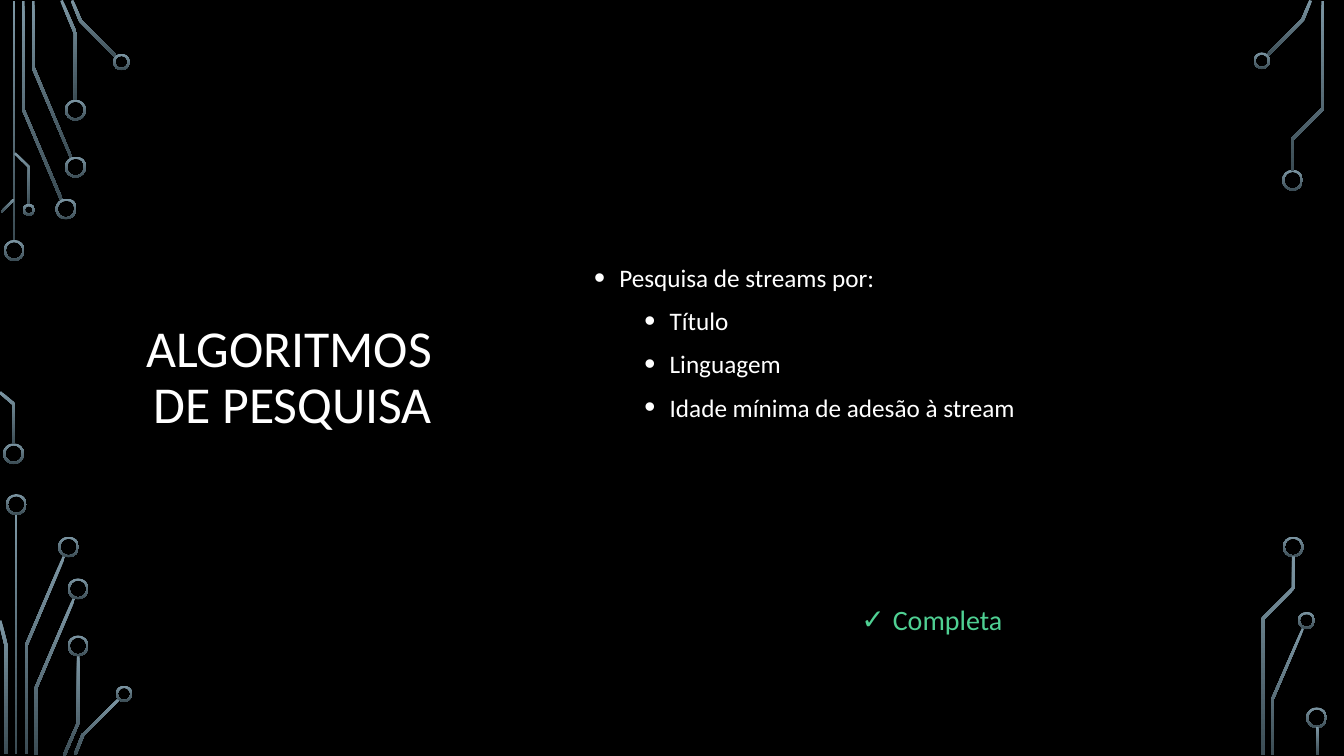
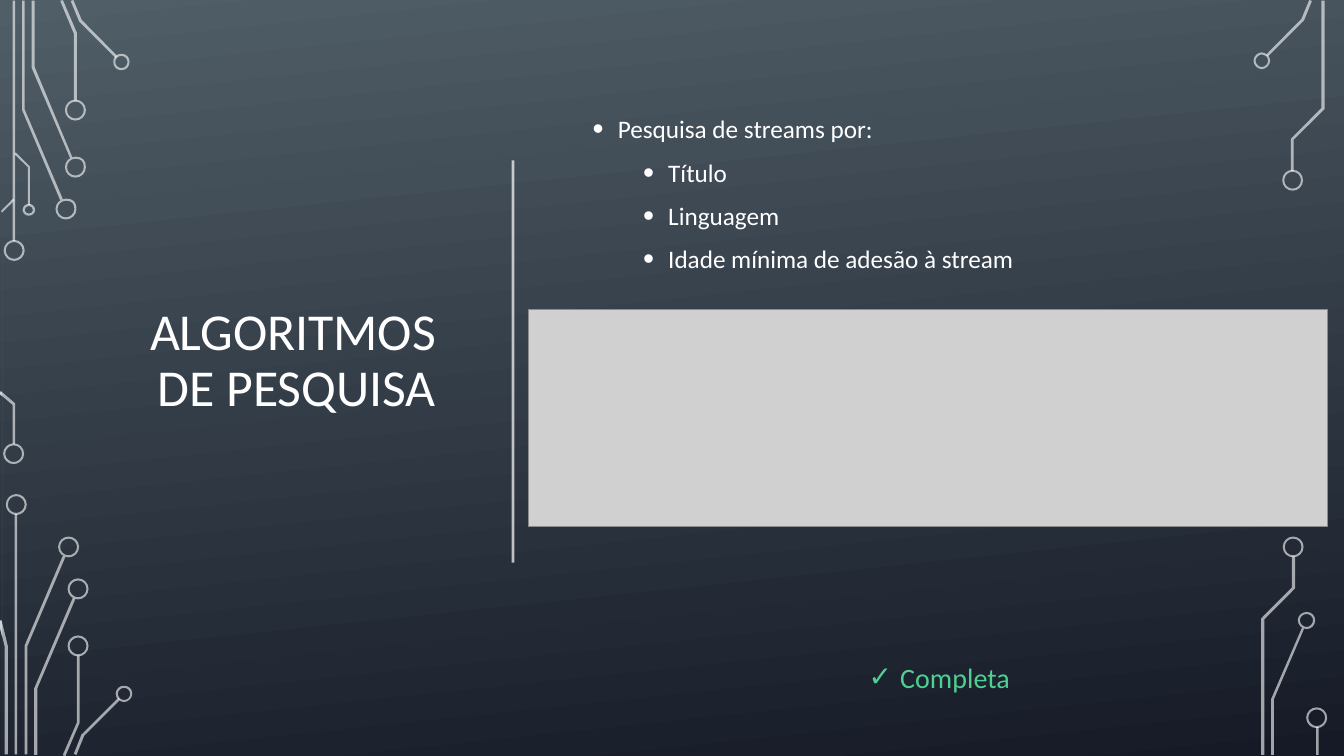
Before and after one commit to BrunoRosendo/StreamZ-AEDA-proj-, a slide deck: slide 12 of StreamZ.pptx. Drawn at 1344x756 pixels with LibreOffice and Linux fonts; fonts in the diff are those of the drawing; grey boxes stand for pictures; background and template pictures are left out. Boxes give left, top, right and bottom in pixels: in the first picture for what was removed or moved away, otherwise in the second. Text is boxed around its words. In the diff, an @@ line names an element or a change of style, - is before the commit and + after.

```diff
--- a/StreamZ.pptx
+++ b/StreamZ.pptx
@@ rectangle added at bbox=[3, 0, 1344, 754], fill gradient #51606A to #161A26 @@
@@ text "Pesquisa de streams por:": place and size @@
-text "Pesquisa de streams por:" at bbox=[619, 269, 1014, 418]
+text "Pesquisa de streams por:" at bbox=[618, 120, 1013, 268]
@@ title "ALGORITMOS DE PESQUISA": place and size @@
-title "ALGORITMOS DE PESQUISA" at bbox=[146, 333, 432, 430]
+title "ALGORITMOS DE PESQUISA" at bbox=[150, 316, 436, 413]
@@ line added from (513, 160) to (513, 563), #FFFFFF 2 pt @@
@@ picture added at bbox=[528, 310, 1327, 526] @@
@@ text "Completa": place and size @@
-text "Completa" at bbox=[893, 610, 1003, 635]
+text "Completa" at bbox=[900, 668, 1010, 693]
@@ group added at bbox=[0, 0, 133, 756]: 24 freeform shapes, 2 rectangles @@
@@ group added at bbox=[1253, 0, 1328, 755]: 9 freeform shapes, 1 rectangle @@
```
Also in this commit, not shown: 12 other slides changed, 3 slides added, 7 slides removed.
